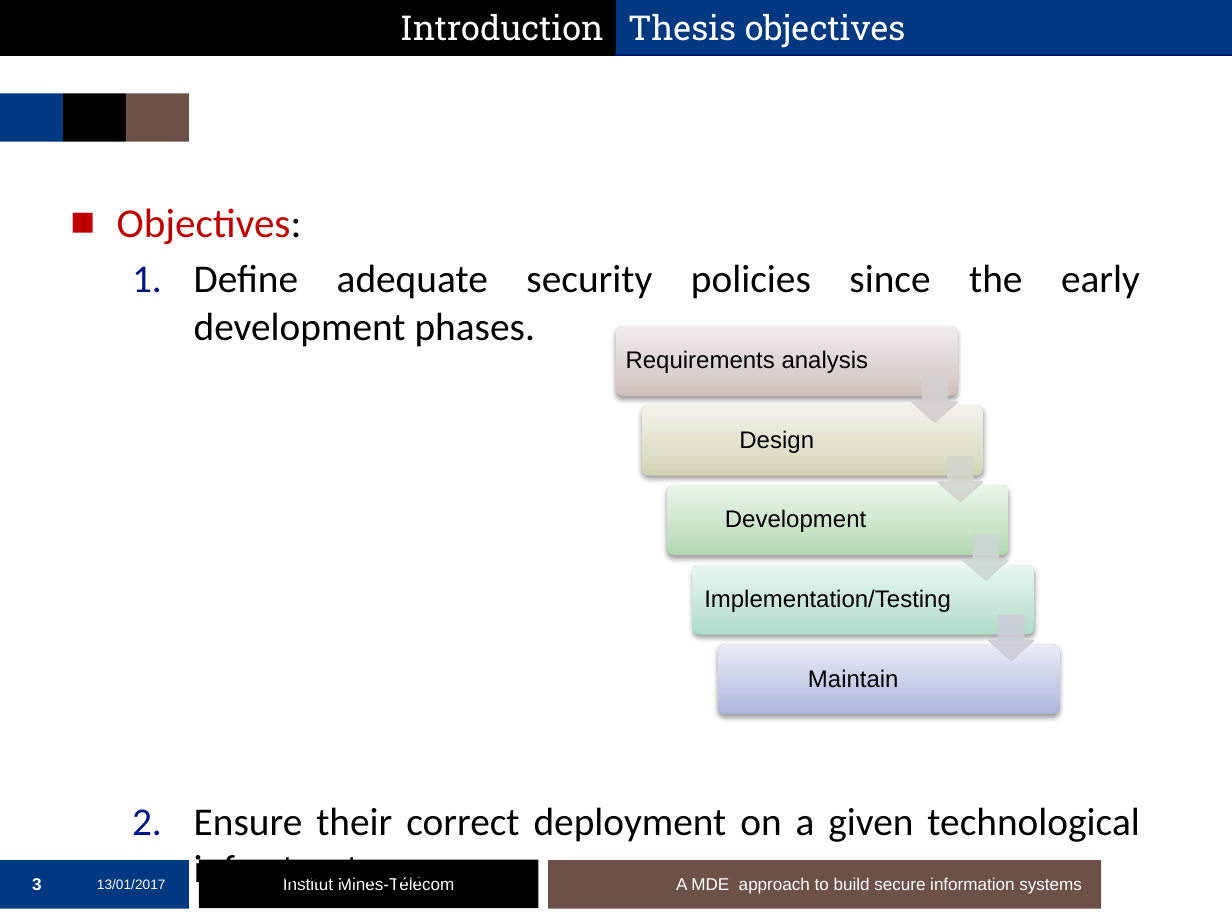
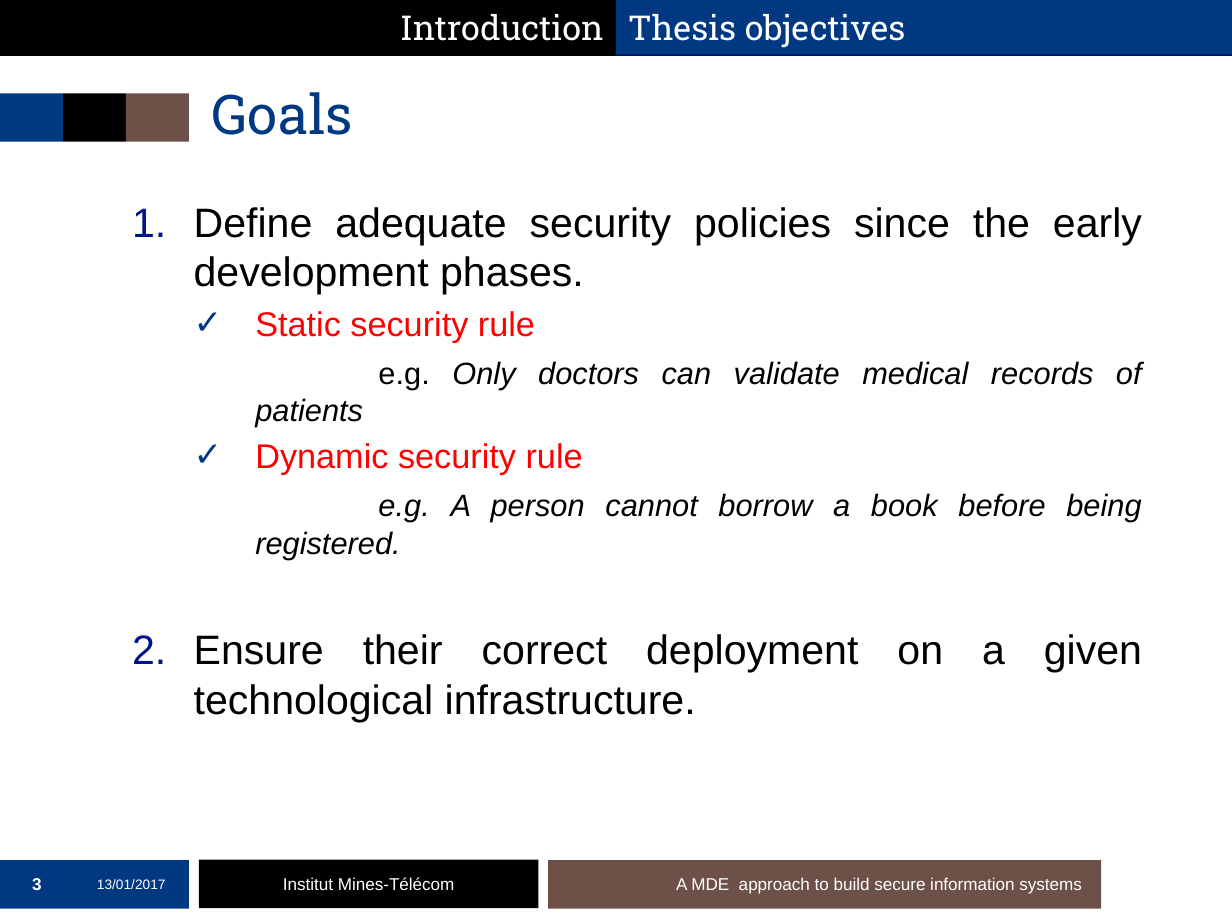
Before and after one commit to mai-ng/phdDefense, a slide deck: slide 3 of slides/presentation-defense.pptx. Drawn at 1232x924 pixels with LibreOffice and Linux fonts; fonts in the diff are those of the drawing; background and template pictures are left out. Boxes give left, top, right and bottom in pixels: in the first picture for what was removed or moved away, otherwise in the second. Text is boxed around its words. In the diff, an @@ line names an element or a change of style, - is before the commit and + after.

```diff
--- a/slides/presentation-defense.pptx
+++ b/slides/presentation-defense.pptx
@@ title added at bbox=[211, 92, 353, 135], 32 pt, text #003882 @@
+Goals
@@ text at bbox=[117, 208, 302, 244]: paragraph removed @@
-■ Objectives:
@@ text at bbox=[194, 207, 1142, 722]: size 23 to 24 pt, font Calibri to Arial in "Define adequate security policies since the early ...", "Ensure their correct deployment on a given ..." @@
@@ text at bbox=[255, 311, 1142, 560]: paragraphs added @@
+    ✓ Static security rule
+    e.g. Only doctors can validate medical records of patients
+    ✓ Dynamic security rule
+    e.g. A person cannot borrow a book before being registered.
@@ group removed at bbox=[616, 326, 1060, 715]: 5 rounded rectangles, 5 texts, 4 down arrows @@
-Requirements analysis
-Design
-Development
-Implementation/Testing
-Maintain
```
Also in this commit, not shown: 28 other slides changed, 5 slides added, 1 slide removed.
